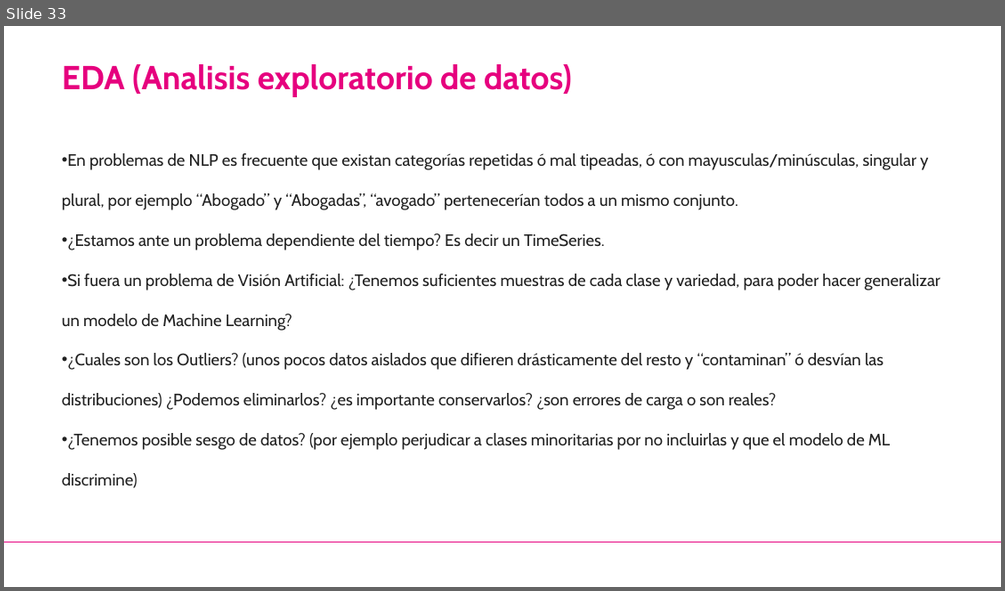
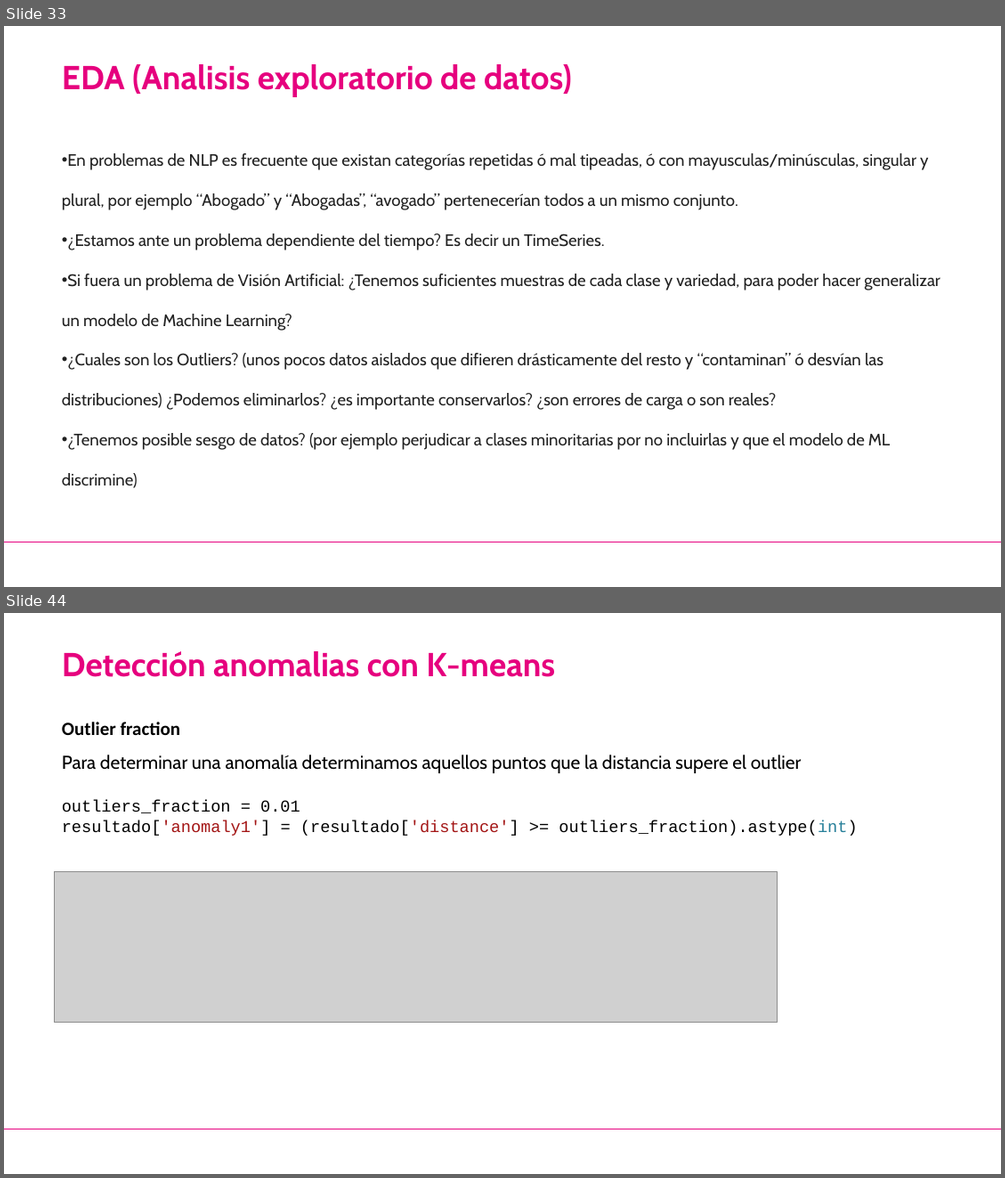
Before and after one commit to jorcapla/UE_proyecto_bigdata, a slide deck: Detección de anomalias/Deteccion_Anomalias.pptx. Shown one above the other, each under a label of ours: slide 33 before the commit, slides 33 and 44 after it; the slides between them are not shown. The pictures are 1005x591 and 1005x1178 pixels, drawn with LibreOffice and Linux fonts; fonts in the diff are those of the drawing; grey boxes stand for pictures; background and template pictures are left out. Boxes give left, top, right and bottom in pixels: in the first picture for what was removed or moved away, otherwise in the second. Text is boxed around its words. In the diff, an @@ line names an element or a change of style, - is before the commit and + after.

```diff
--- a/Detección de anomalias/Deteccion_Anomalias.pptx
+++ b/Detección de anomalias/Deteccion_Anomalias.pptx
@@ slide 44 added at [4, 613, 1001, 1174], background #FFFFFF; not listed: 1 template element that a slide beside it also shows @@
@@ text added at [62, 651, 555, 677], 32 pt, text #E6007E, bold @@
+Detección anomalias con K-means
@@ text added at [62, 722, 801, 773], 18 pt, text #000000 @@
+Outlier fraction
+Para determinar una anomalía determinamos aquellos puntos que la distancia supere el outlier
@@ text added at [62, 800, 857, 835], 16 pt, text #000000 @@
+outliers_fraction = 0.01
+resultado['anomaly1'] = (resultado['distance'] >= outliers_fraction).astype(int)
@@ picture added at [54, 872, 777, 1022] @@
```
Also in this commit, not shown: 17 other slides added, 18 other files.
